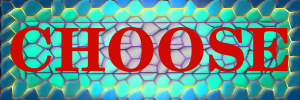
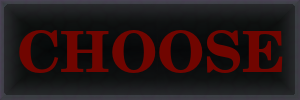
Before/after of a 300x100 layered artwork. What changed in the layer stack:
added layer "Layer #6" (11%) above "CHOOSE" over (0, 0, 300, 100)
painted on "CHOOSE" over (10, 27, 289, 73)
added layer "Layer #3" (42%) above "Layer #4" over (0, 0, 300, 100)
added layer "Layer #4" (55%) above "Layer #5" over (0, 0, 300, 100)
added layer "Layer #2" (7%) above "Layer #1" over (0, 0, 300, 100)
added layer "Layer #1" above "border" over (0, 0, 300, 100)
hid "border" over (0, 0, 300, 100)
hid "Layer" over (0, 0, 300, 100)
hid "border #1" over (0, 0, 300, 100)
